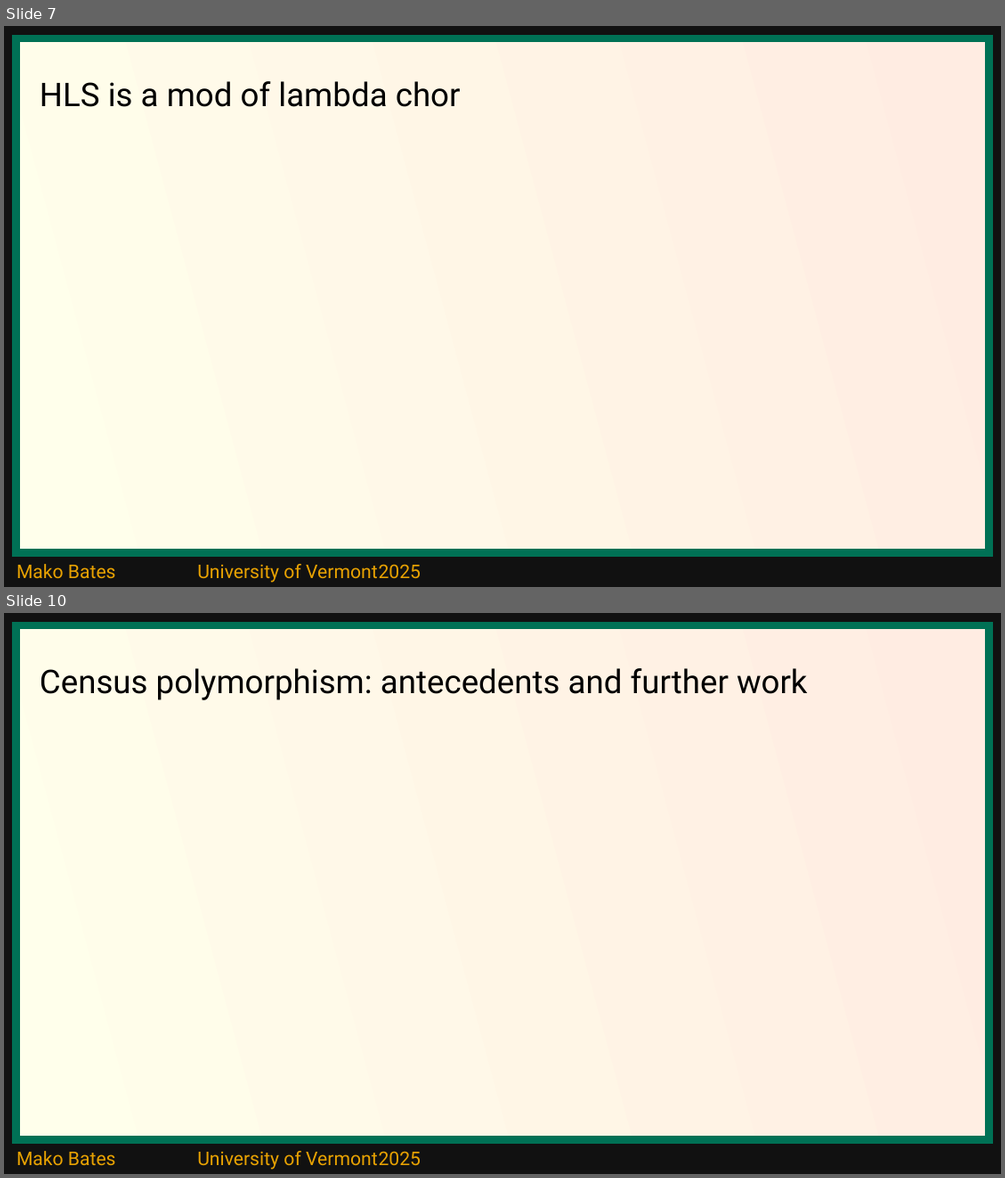
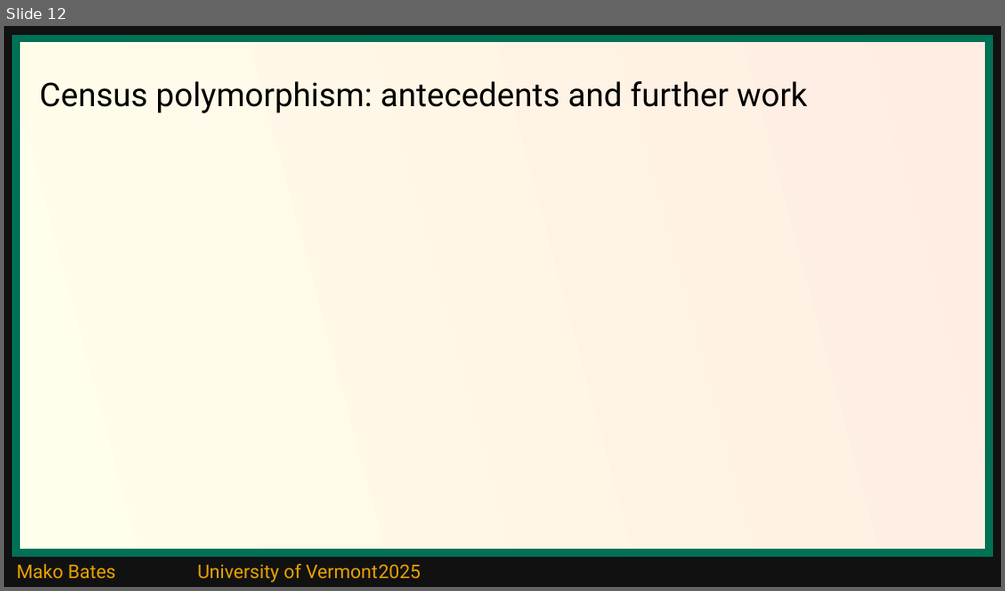
Before and after one commit to ShapeOfMatter/thesis_CP_UVM, a slide deck: thesis defense.odp. Shown one above the other, each under a label of ours: slides 7 and 10 before the commit, slide 12 after it; the slides between them are not shown. The pictures are 1005x1178 and 1005x591 pixels, drawn with LibreOffice and Linux fonts; fonts in the diff are those of the drawing. Boxes give left, top, right and bottom in pixels: in the first picture for what was removed or moved away, otherwise in the second. Text is boxed around its words. In the diff, an @@ line names an element or a change of style, - is before the commit and + after.

```diff
--- a/thesis defense.odp
+++ b/thesis defense.odp
@@ slide 7 removed at (4, 26, 1001, 587), background #111111; not listed: 2 template elements that a slide beside it also shows @@
@@ title removed at (40, 81, 461, 107) @@
-HLS is a mod of lambda chor
@@ what was slide 10 is now slide 12 @@
```
Also in this commit, not shown: 2 slides changed, 5 slides added, 2 other slides removed.
